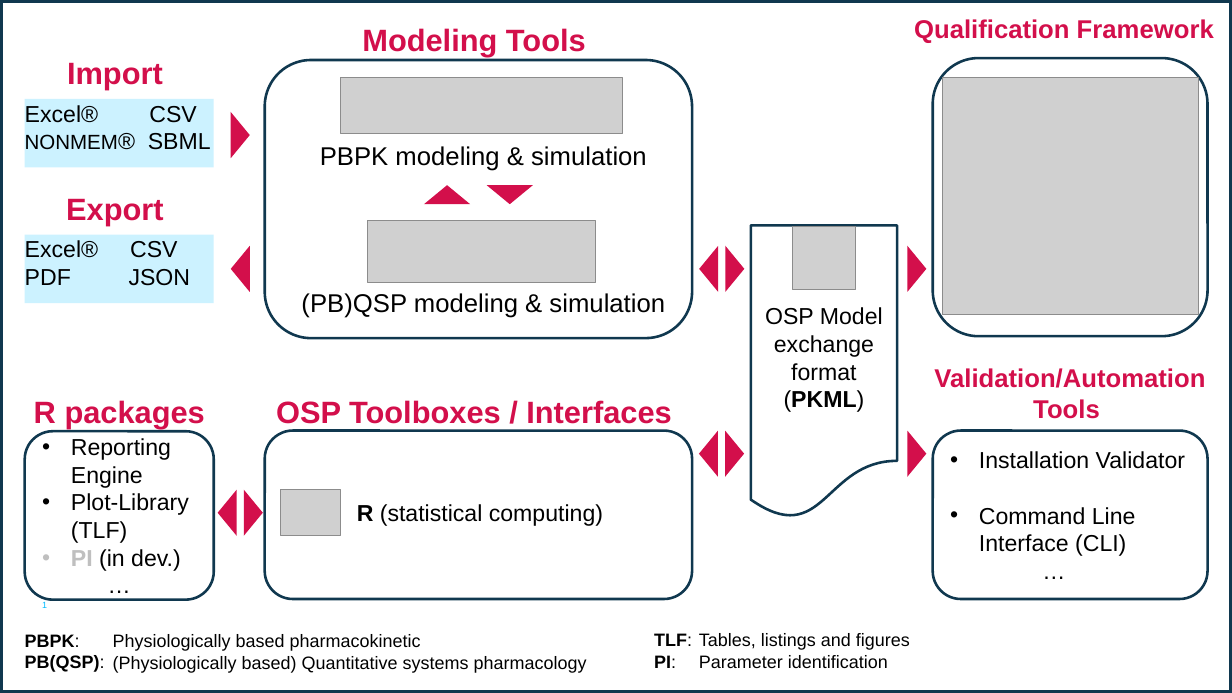
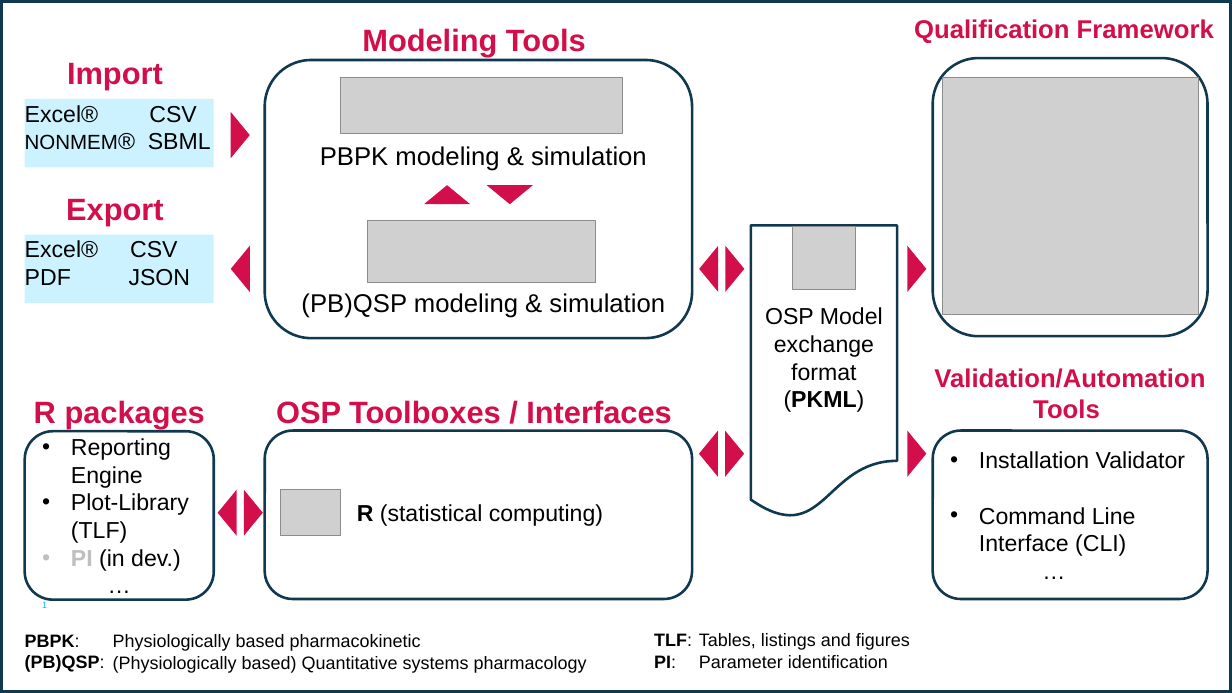
Before and after one commit to Open-Systems-Pharmacology/Suite, a slide deck: slide 1 of OSP software landscape.pptx. Drawn at 1232x693 pixels with LibreOffice and Linux fonts; fonts in the diff are those of the drawing; grey boxes stand for pictures. Boxes give left, top, right and bottom in pixels: in the first picture for what was removed or moved away, otherwise in the second. Text is boxed around its words. In the diff, an @@ line names an element or a change of style, - is before the commit and + after.

```diff
--- a/OSP software landscape.pptx
+++ b/OSP software landscape.pptx
@@ text at (x1=25, y1=655, x2=105, y2=672): text changed @@
-PB(QSP):
+(PB)QSP:
```
Also in this commit, not shown: 3 other files.
